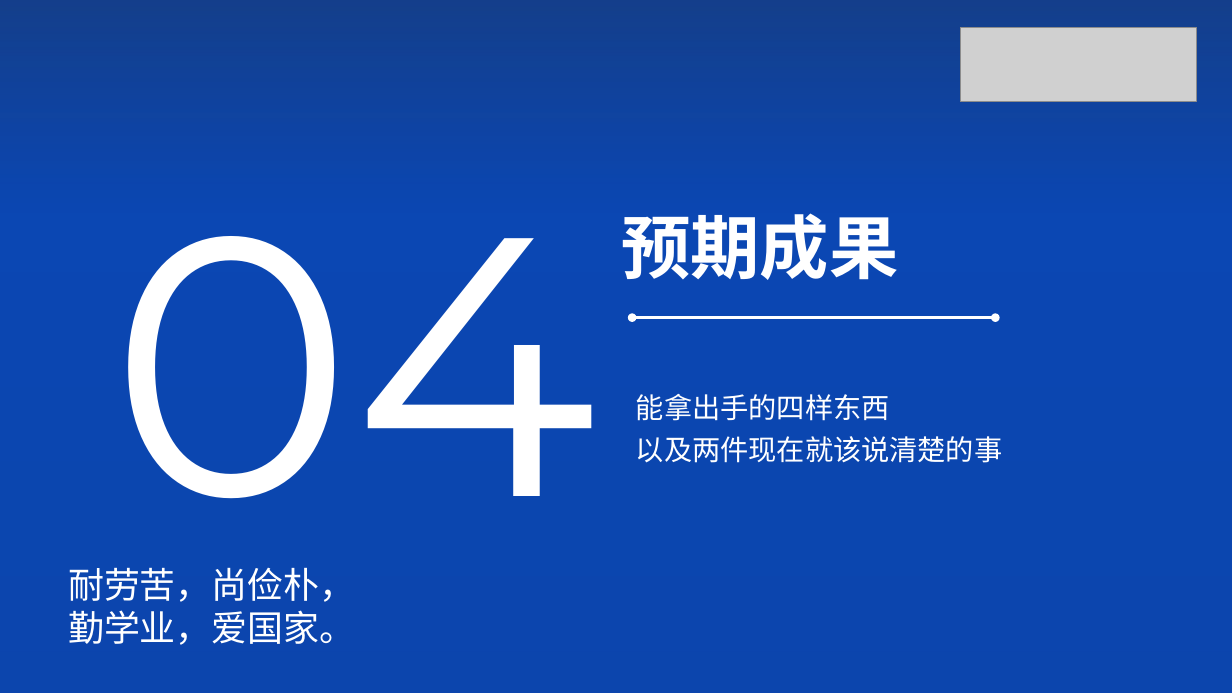
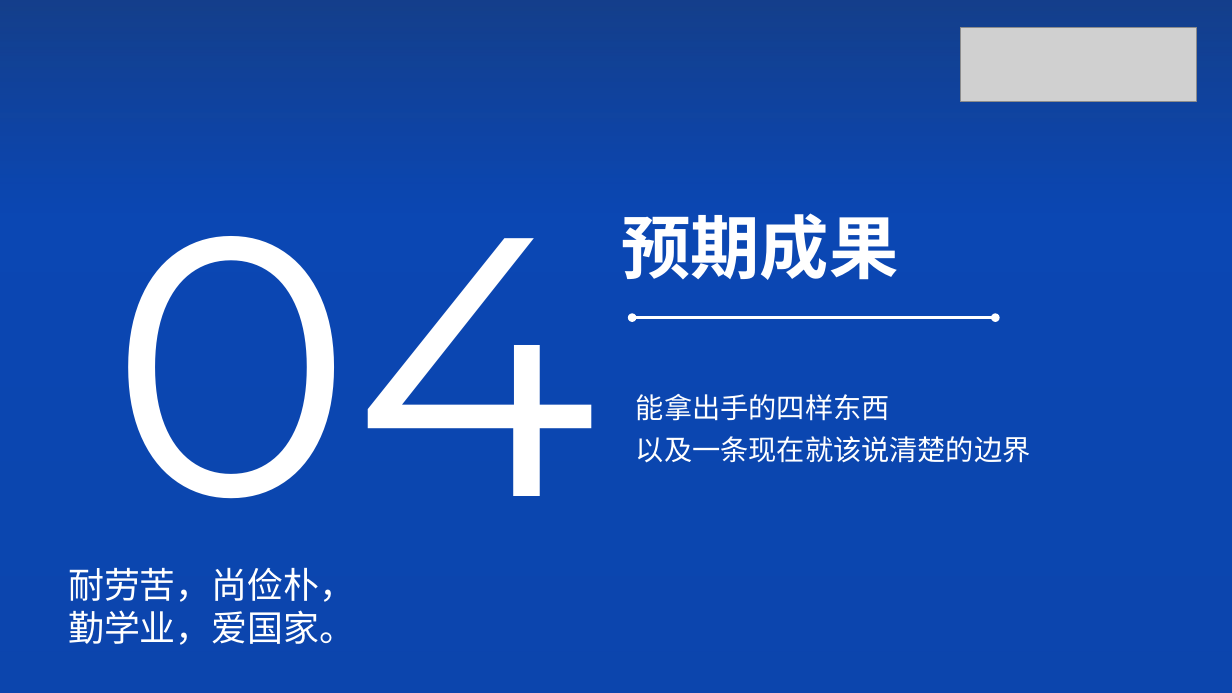
Before and after one commit to peach-ai280/srtp-tiny-detect-car, a slide deck: slide 16 of docs/01_立项/立项答辩_20261020.pptx. Drawn at 1232x693 pixels with LibreOffice and Linux fonts; fonts in the diff are those of the drawing; grey boxes stand for pictures; background and template pictures are left out; a plain dark background stands for a picture behind light text. Boxes give left, top, right and bottom in pixels: in the first picture for what was removed or moved away, otherwise in the second. Text is boxed around its words. In the diff, an @@ line names an element or a change of style, - is before the commit and + after.

```diff
--- a/docs/01_立项/立项答辩_20261020.pptx
+++ b/docs/01_立项/立项答辩_20261020.pptx
@@ text at (x1=636, y1=394, x2=1031, y2=463): text changed @@
-能拿出手的四样东西
-以及两件现在就该说清楚的事
+能拿出手的四样东西
+以及一条现在就该说清楚的边界
```
Also in this commit, not shown: 4 other slides changed, 5 other files.
